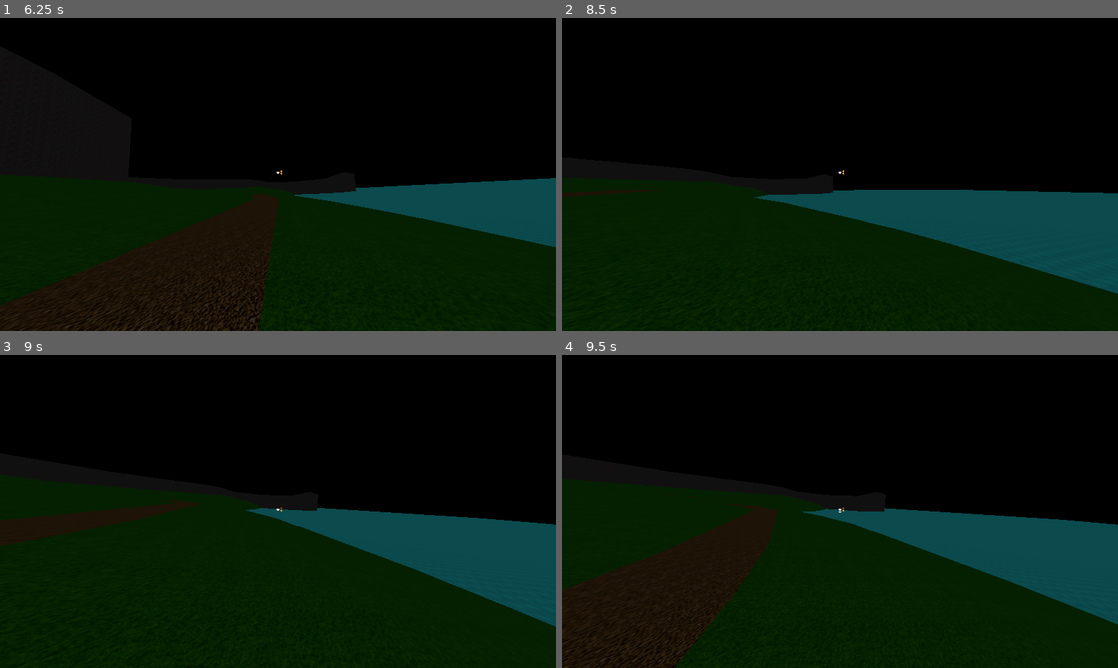
Above: before the commit, frames 1-4 (two rows, left to right).
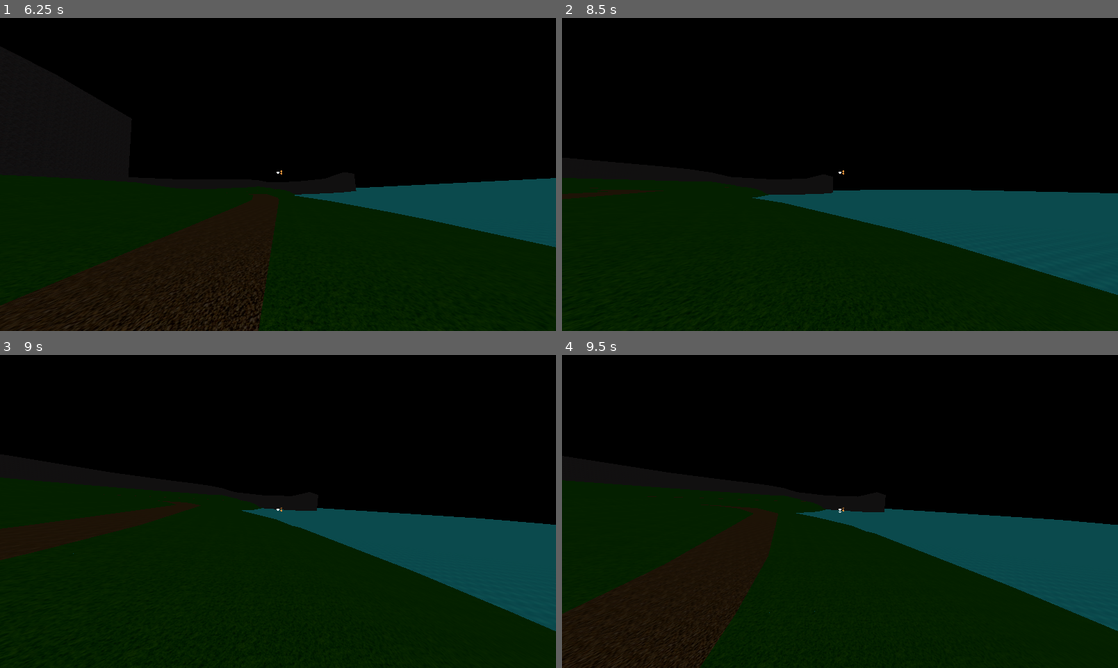
Above: after the commit, the same moments.

Repository: SebastianS-HTL/Magic-Potion-Project
Game: Godot game, scene res://node_3d.tscn
The game is run twice, just before and just after one commit, with the same random seed, the same clock (stepped at 60 frames per second) and the same inputs.
Inputs (mouse positions are in pixels of both pictures, inside the frame that each line leads up to):
- Up to frame 1 (6.25 s): move the mouse to (305, 174) at 0.52 s; hold W (move_forward) 0.53-5.78 s; tap Space (jump) at 0.6, 0.77, 1.07, 1.52, 1.55, 1.82, 2.3, 2.85, 3.02, 3.32, 3.77, 3.8, 4.07, 4.52, 4.55, 4.82, 5.1, 6.02, 6.05 s; move the mouse to (250, 174) at 1.27 s; tap Ctrl (ctrl) at 1.35, 5.85 s; move the mouse to (289, 168) at 2.02 s; tap Shift (shift) at 2.1, 4.35 s; move the mouse to (272, 180) at 2.77 s; move the mouse to (316, 177) at 3.52 s; hold Ctrl (ctrl) 3.53-4.28 s; move the mouse to (233, 171) at 4.27 s; move the mouse to (283, 174) at 5.02 s; move the mouse to (255, 168) at 5.77 s; hold D (move_right) from 5.78 s (still down)
- Up to frame 2 (8.5 s): tap Space (jump) at 6.32, 6.77, 6.8, 7.07, 7.35, 7.52, 7.82, 8.3 s; move the mouse to (867, 174) at 6.52 s; release D (move_right) at 6.53 s; hold W (move_forward) from 6.53 s (still down); tap Shift (shift) at 6.6 s; move the mouse to (812, 174) at 7.27 s; move the mouse to (851, 168) at 8.02 s; hold Ctrl (ctrl) from 8.03 s (still down)
- Up to frame 3 (9 s): move the mouse to (272, 517) at 8.77 s; release W (move_forward) at 8.78 s; release Ctrl (ctrl) at 8.78 s; hold A (move_left) from 8.78 s (still down); tap Shift (shift) at 8.85 s
- Up to frame 4 (9.5 s): keep holding A (move_left); tap Space (jump) at 9.02, 9.05, 9.32 s

Frame 1 is identical in both runs. In frame 2, 0.3% of the frame differs, in the area x 0-100%, y 54-100%; in frame 3, 1.3%; in frame 4, 2.4%, in the area x 0-100%, y 44-100%.

Commit message:
completet the movement | add debug menu
at least kinda, its still al ittle scuffed, but we dont NEED to change it 100%

Diff:
--- a/character_body_3d.gd
+++ b/character_body_3d.gd
@@ -3,6 +3,8 @@
 var speed = 15.0
 
 var mouse_sensitivity
+
+@export var show_debug_info: bool
 
 @export var gravity = 9.8
 @export var jump_force = 10
@@ -39,7 +41,10 @@
 var height_before_GP = 0.0
 var GP_impact_min_height = 6
 var extra_jump_height = 0
-var extra_jump_height_increase = 3
+var extra_jump_height_increase = 0.2
+var max_extra_jump_height = 20 #this is EXPERIMENTAL, and may be reworked, its just that i dont have the power right now for a fix so this is a TEMPORARY solution
+var max_non_jump_time = 0.2 #how long you can stay on the ground without jumping before your extra-jump-height is reset
+var non_jump_time_counter = -1
 
 # Reference to the PauseMenu node
 var pause_menu = null
@@ -55,9 +60,6 @@
 var dash
 var land
 
-var jump_decrease_counter = 0
-var max_non_jump_time = 1
-
 func _ready():
 	slide = $slide
 	jump = $jump
@@ -96,13 +98,21 @@
 var land_toggle = false
 
 func _process(delta):
-	print("www")
-	print(extra_jump_height)
-	print("www")
-
+	if extra_jump_height > max_extra_jump_height:
+		extra_jump_height = max_extra_jump_height
+
+	#if is_sliding:
+		#extra_jump_height = 0
+
+	#show/hide debug
+	get_child(4).visible = show_debug_info
+
+	#also includes a check that starts the non_jump_time_counter when just flying around but hitting the floor without a groundpound
 	if is_on_floor() and land_toggle:
 		if not is_ground_pounding:
 			land.play()
+			if non_jump_time_counter != 0:
+				non_jump_time_counter = 0
 		land_toggle = false
 	elif not is_on_floor():
 		land_toggle = true
@@ -122,7 +132,6 @@
 
 	# Double jump implementation
 	if Input.is_action_just_pressed("jump") and (is_on_floor() or jump_count < max_jumps):
-		jump_decrease_counter = 0
 		jump.play()
 		velocity.y = jump_force + extra_jump_height
 		jump_count += 1  # Increase the jump count whenever a jump is performed
@@ -136,6 +145,13 @@
 		# Stop ground pound when jumping
 		if is_ground_pounding:
 			stop_ground_pound()
+
+	#reduce the extra jump height when not jumping in time after a gp
+	if(non_jump_time_counter > -1) and is_on_floor():
+		non_jump_time_counter += delta
+
+		if non_jump_time_counter > max_non_jump_time:
+			extra_jump_height = 0
 
 	# Reset jump count when on the floor
 	if is_on_floor():
@@ -218,15 +234,6 @@
 
 		if speedMultiplier < 1:
 			speedMultiplier = 1
-	if not(velocity.x == 0 and velocity.z == 0):
-		if is_on_floor():
-			jump_decrease_counter += delta
-		else:
-			jump_decrease_counter += delta/2
-
-		if jump_decrease_counter > max_non_jump_time:
-			print("RESET")
-			extra_jump_height = 0
 
 # Function to check if the distance to the ground is greater than the impact limit
 func can_ground_pound_impact() -> bool:
@@ -247,7 +254,7 @@
 	var can_impact = false
 	if raycast.is_colliding():
 		var distance_to_ground = raycast.get_collision_point().distance_to(global_transform.origin)
-		can_impact = distance_to_ground >= GP_impact_min_height
+		can_impact = distance_to_ground >= GP_impact_min_height +1.1
 
 	# Remove the temporary raycast node
 	remove_child(raycast)
@@ -258,16 +265,10 @@
 
 #when a gp is high anof (bro dont judge me)
 func impact():
-	print("height_before_GP")
-	print(height_before_GP)
-	print(position.y)
-	print(abs(height_before_GP-position.y))
-
+	non_jump_time_counter = 0
 	camera.do_screen_shake(0.1,0.7)
-	extra_jump_height += abs(height_before_GP-position.y)*0.2
-
-	print(extra_jump_height)
-	print("height_before_GP")
+
+	extra_jump_height += abs(height_before_GP-position.y)*extra_jump_height_increase
 
 	var gp_impact_area = get_child(3)  # assume the Area3D node is a child of the player
 
--- a/character_body_3d.tscn
+++ b/character_body_3d.tscn
@@ -9,6 +9,7 @@
 [ext_resource type="Texture2D" uid="uid://b4seyjojlkegk" path="res://textures/crosshair.png" id="6_wslwn"]
 [ext_resource type="Script" path="res://gp_indicator.gd" id="8_y5oxq"]
 [ext_resource type="Texture2D" uid="uid://cvpih6e3mdq1i" path="res://textures/gp_indicator.png" id="10_8n6vy"]
+[ext_resource type="Script" path="res://debug_menu.gd" id="10_v47qv"]
 
 [sub_resource type="CapsuleShape3D" id="CapsuleShape3D_khnke"]
 radius = 1.32699
@@ -100,12 +101,6 @@
 scale = Vector2(0.05, 0.05)
 texture = ExtResource("6_wslwn")
 
-[node name="OmniLight3D" type="OmniLight3D" parent="Head/Camera3D"]
-transform = Transform3D(1, 0, 0, 0, 1, 0, 0, 0, 1, 0, -0.334861, 0)
-visible = false
-light_energy = 10.0
-omni_range = 7.10615
-
 [node name="GP-impact" type="Area3D" parent="."]
 collision_layer = 8
 collision_mask = 4
@@ -113,6 +108,41 @@
 [node name="CollisionShape3D" type="CollisionShape3D" parent="GP-impact"]
 transform = Transform3D(1, 0, 0, 0, 1, 0, 0, 0, 1, 0, 0.409214, 0)
 shape = SubResource("CylinderShape3D_havn3")
+
+[node name="Debug Menu" type="Control" parent="."]
+layout_mode = 3
+anchors_preset = 0
+offset_left = 5.0
+offset_right = 301.0
+offset_bottom = 648.0
+script = ExtResource("10_v47qv")
+
+[node name="Speed" type="Label" parent="Debug Menu"]
+layout_mode = 0
+offset_right = 40.0
+offset_bottom = 23.0
+text = "SOMETHING WRONG HERE"
+
+[node name="SpeedMultiplier" type="Label" parent="Debug Menu"]
+layout_mode = 0
+offset_top = 19.0
+offset_right = 206.0
+offset_bottom = 42.0
+text = "SOMETHING WRONG HERE"
+
+[node name="ExtraJumpHeight" type="Label" parent="Debug Menu"]
+layout_mode = 0
+offset_top = 38.0
+offset_right = 206.0
+offset_bottom = 61.0
+text = "SOMETHING WRONG HERE"
+
+[node name="NonJumpTimer" type="Label" parent="Debug Menu"]
+layout_mode = 0
+offset_top = 57.0
+offset_right = 206.0
+offset_bottom = 80.0
+text = "SOMETHING WRONG HERE"
 
 [node name="slide" type="AudioStreamPlayer3D" parent="."]
 stream = ExtResource("3_q51nf")
--- /dev/null
+++ b/debug_menu.gd
@@ -0,0 +1,13 @@
+extends Control
+
+@onready var Speed = $Speed
+@onready var SpeedMultiplier = $SpeedMultiplier
+@onready var ExtraJumpHeight = $ExtraJumpHeight
+@onready var NonJumpTimer = $NonJumpTimer
+@onready var player = get_parent()
+
+func _process(delta: float) -> void:
+	Speed.text = "speed: " + str(player.speed * player.speedMultiplier)
+	SpeedMultiplier.text = "speed_multiplier: " + str(player.speedMultiplier)
+	ExtraJumpHeight.text = "extra_jump_height: " + str(player.extra_jump_height)
+	NonJumpTimer.text = "non_jump_time: " + str(player.non_jump_time_counter)
--- a/runner.tscn
+++ b/runner.tscn
@@ -1,17 +1,10 @@
-[gd_scene load_steps=6 format=3 uid="uid://cdepth7kc7b7a"]
+[gd_scene load_steps=4 format=3 uid="uid://cdepth7kc7b7a"]
 
 [ext_resource type="Script" path="res://runner.gd" id="1_gwslm"]
 
 [sub_resource type="CapsuleMesh" id="CapsuleMesh_3gyho"]
 
 [sub_resource type="CapsuleShape3D" id="CapsuleShape3D_pmpbk"]
-
-[sub_resource type="StandardMaterial3D" id="StandardMaterial3D_r8mby"]
-metallic = 1.0
-
-[sub_resource type="BoxMesh" id="BoxMesh_lgvel"]
-material = SubResource("StandardMaterial3D_r8mby")
-size = Vector3(0.1, 0.2, 0.3)
 
 [node name="runner" type="CharacterBody3D"]
 collision_layer = 4
@@ -30,7 +23,3 @@
 avoidance_enabled = true
 radius = 2.0
 max_speed = 10000.0
-
-[node name="MeshInstance3D2" type="MeshInstance3D" parent="."]
-transform = Transform3D(-4.37114e-08, 0, 1, 0, 1, 0, -1, 0, -4.37114e-08, 0, 1.50109, -0.501829)
-mesh = SubResource("BoxMesh_lgvel")
Not shown: 1 places in character_body_3d.tscn that only renumber resources
